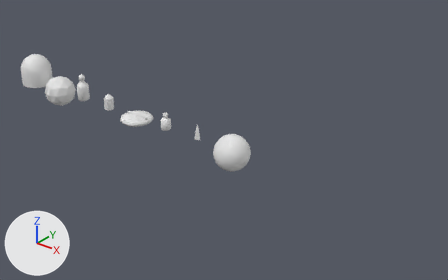
One commit to the Blender file tools/blender/wpharm/fx_wpharm.blend: the scene before it, then after it.
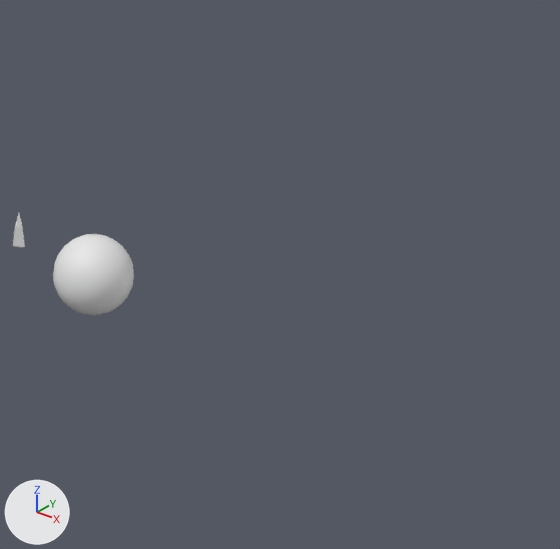
There are two pictures of each version: one whole from a camera (50 mm lens) standing at (34.87, -23.26, 15.01) and looking at (15.27, 1.24, -0.18), one close up on the part from 42% to 100% of the width and 9% to 100% of the height. The lights are fixed; the arrows at lower left show +X, +Y and +Z. The first two pictures are the older version.

Before the edit, the objects in view are built like this:
```python
me_wp_sphere = bpy.data.meshes.new('wp_sphere')
me_wp_sphere.from_pydata(...)  # a UV sphere (24 segments, 14 rings, poles along z) spanning x -1.0..1.0, y -1.0..1.0, z -1.0..1.0
me_wp_sphere.polygons.foreach_set('use_smooth', [True] * 336)
ob_wp_sphere = bpy.data.objects.new('wp_sphere', me_wp_sphere)
ob_wp_sphere.location = (16.8, 0.0, 0.0)
```
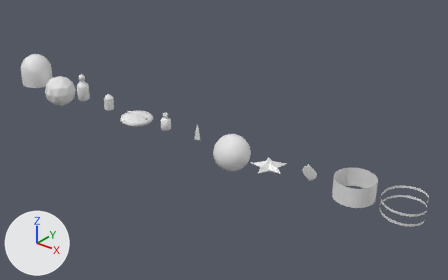
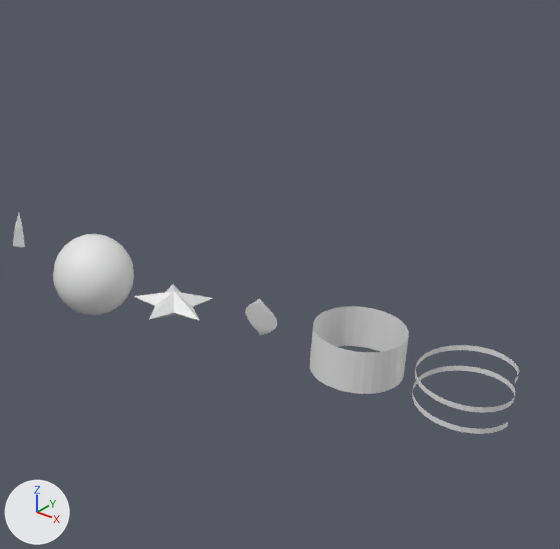
Where the change shows, as pixel boxes [x1, y1, x2, y2] in the close-ups (560 x 549 px):
'wp_pillar', added
    after: [310, 306, 409, 394]
'wp_helix', added
    after: [412, 345, 519, 434]
'wp_star', added
    after: [134, 284, 212, 320]
'wp_petal', added
    after: [246, 299, 277, 335]

What changed in the scene script:
```text
Add me_wp_helix:
    me_wp_helix.from_pydata(...)  # 130 vertices, 64 faces; spans x -1.0..1.0, y -1.0..1.0, z -0.06..1.06
Add me_wp_pillar:
    me_wp_pillar.from_pydata(...)  # 64 vertices, 32 faces; spans x -1.0..1.0, y -1.0..1.0, z 0.0..1.0
Add me_wp_petal:
    me_wp_petal.from_pydata(...)  # 28 vertices, 21 faces; spans x -0.418..0.418, y -0.233..0.0, z 0.0..1.0
    me_wp_petal.polygons.foreach_set('use_smooth', [True] * 21)
Add me_wp_star:
    me_wp_star.from_pydata(...)  # 12 vertices, 20 faces; spans x -0.95..0.95, y -1.0..0.81, z -0.32..0.32
Add ob_wp_helix:
    ob_wp_helix = bpy.data.objects.new('wp_helix', me_wp_helix)
    ob_wp_helix.location = (26.4, 0.0, 0.0)
Add ob_wp_pillar:
    ob_wp_pillar = bpy.data.objects.new('wp_pillar', me_wp_pillar)
    ob_wp_pillar.location = (24.0, 0.0, 0.0)
Add ob_wp_petal:
    ob_wp_petal = bpy.data.objects.new('wp_petal', me_wp_petal)
    ob_wp_petal.location = (21.6, 0.0, 0.0)
Add ob_wp_star:
    ob_wp_star = bpy.data.objects.new('wp_star', me_wp_star)
    ob_wp_star.location = (19.2, 0.0, 0.0)
```
